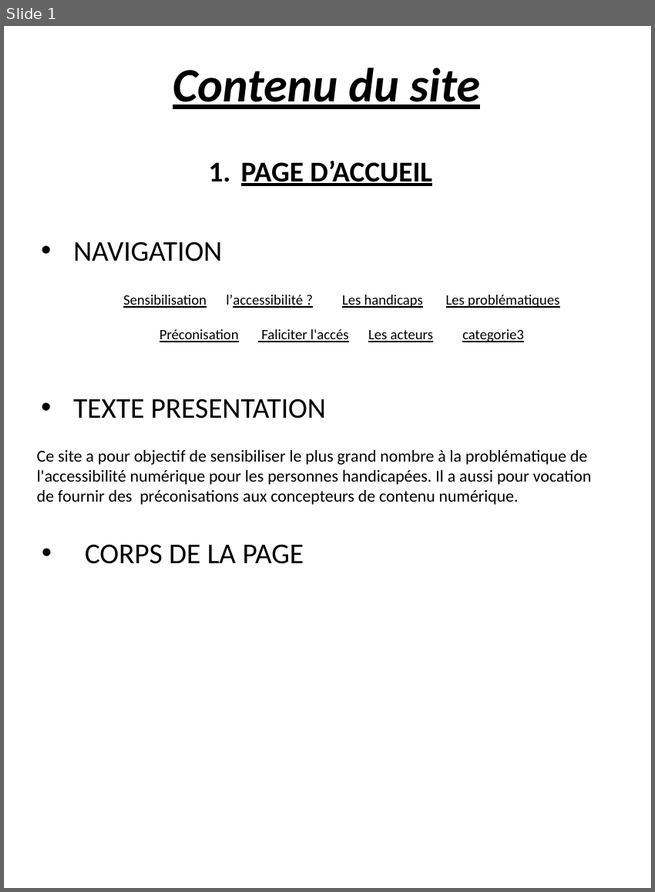
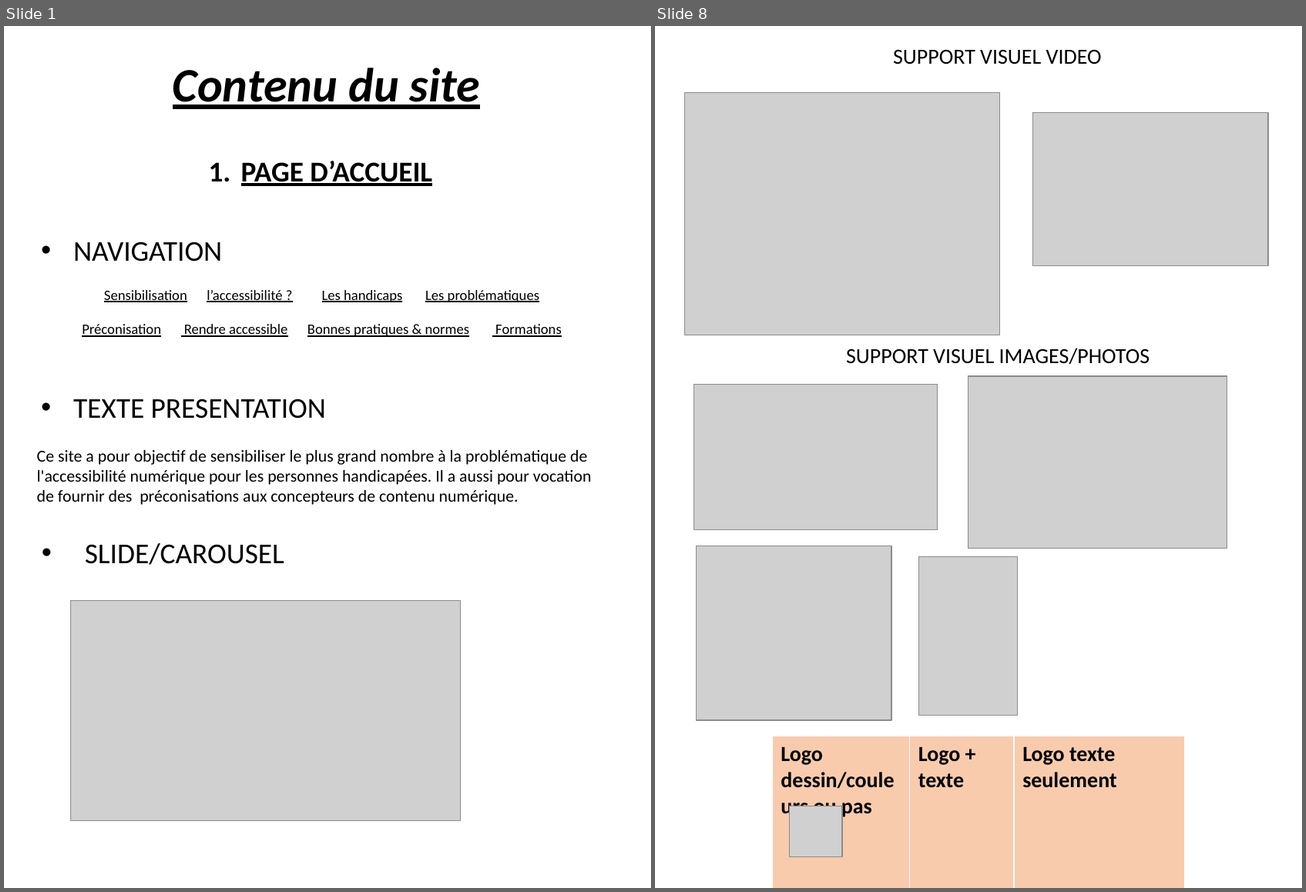
Before and after one commit to Bourg-en-Stress/accessibility, a slide deck: design/mockups/contenu.pptx. Shown side by side, each under a label of ours: slide 1 before the commit, slides 1 and 8 after it; the slides between them are not shown. The pictures are 655x892 and 1306x892 pixels, drawn with LibreOffice and Linux fonts; fonts in the diff are those of the drawing; grey boxes stand for pictures. Boxes give left, top, right and bottom in pixels: in the first picture for what was removed or moved away, otherwise in the second. Text is boxed around its words. In the diff, an @@ line names an element or a change of style, - is before the commit and + after.

```diff
--- a/design/mockups/contenu.pptx
+++ b/design/mockups/contenu.pptx
@@ slide 8 added at (655,26,1302,888), background #FFFFFF @@
@@ text added at (893,50,1102,64), 18 pt, text #000000 @@
+SUPPORT VISUEL VIDEO
@@ picture added at (685,92,1000,335) @@
@@ picture added at (1033,113,1268,265) @@
@@ text added at (846,348,1149,364), 18 pt, text #000000 @@
+SUPPORT VISUEL IMAGES/PHOTOS
@@ picture added at (693,385,937,530) @@
@@ picture added at (968,376,1227,549) @@
@@ picture added at (697,546,891,721) @@
@@ picture added at (919,557,1018,716) @@
@@ table added at (772,737,1185,888), 1 rows, 3 columns @@
+Logo dessin/couleurs ou pas | Logo + texte | Logo texte seulement
@@ picture added at (790,807,842,857) @@
@@ slide 1 changed as well @@
@@ text "Sensibilisation l’accessibilité ? Les handicaps ...": place and size @@
-text "Sensibilisation l’accessibilité ? Les handicaps ..." at (123,295,524,342)
+text "Sensibilisation l’accessibilité ? Les handicaps ..." at (104,290,561,337)
@@ text at (104,290,539,302): underline on in "l’accessibilité" @@
@@ text at (307,324,561,337): text changed @@
-Préconisation Faliciter l'accés Les acteurs categorie3
+Préconisation Rendre accessible Bonnes pratiques & normes Formations
@@ text at (85,543,284,565): text changed @@
-• CORPS DE LA PAGE
+• SLIDE/CAROUSEL
@@ picture added at (71,601,461,821) @@
```
Also in this commit, not shown: 1 other slide changed, 5 other slides added, 1 slide removed, 3 other files.
